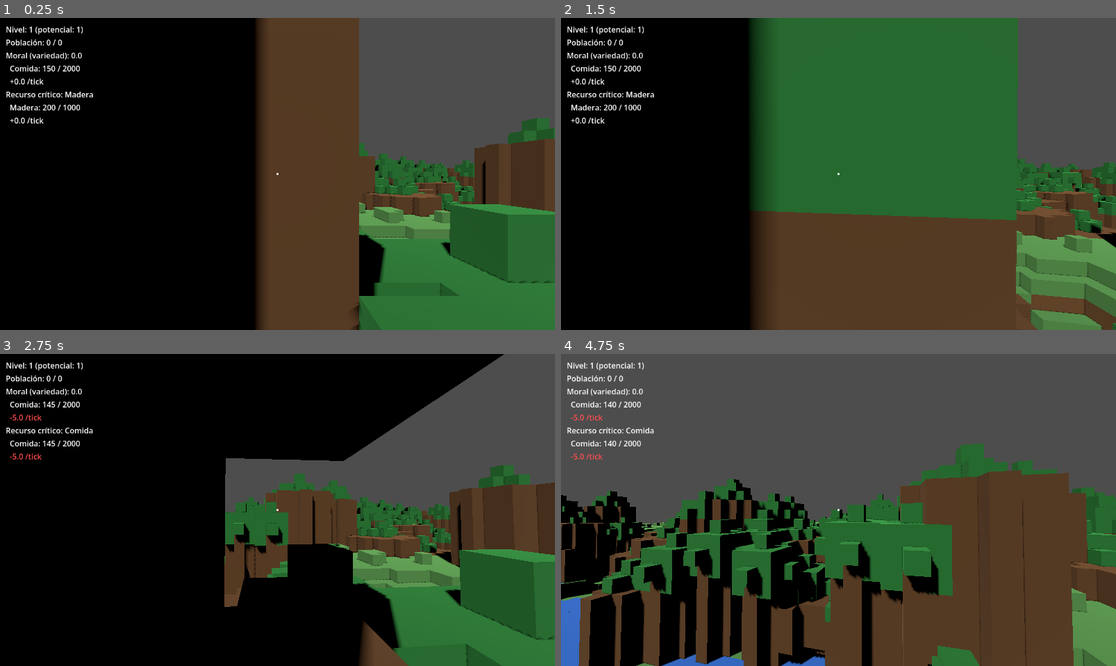
Above: before the commit, frames 1-4 (two rows, left to right).
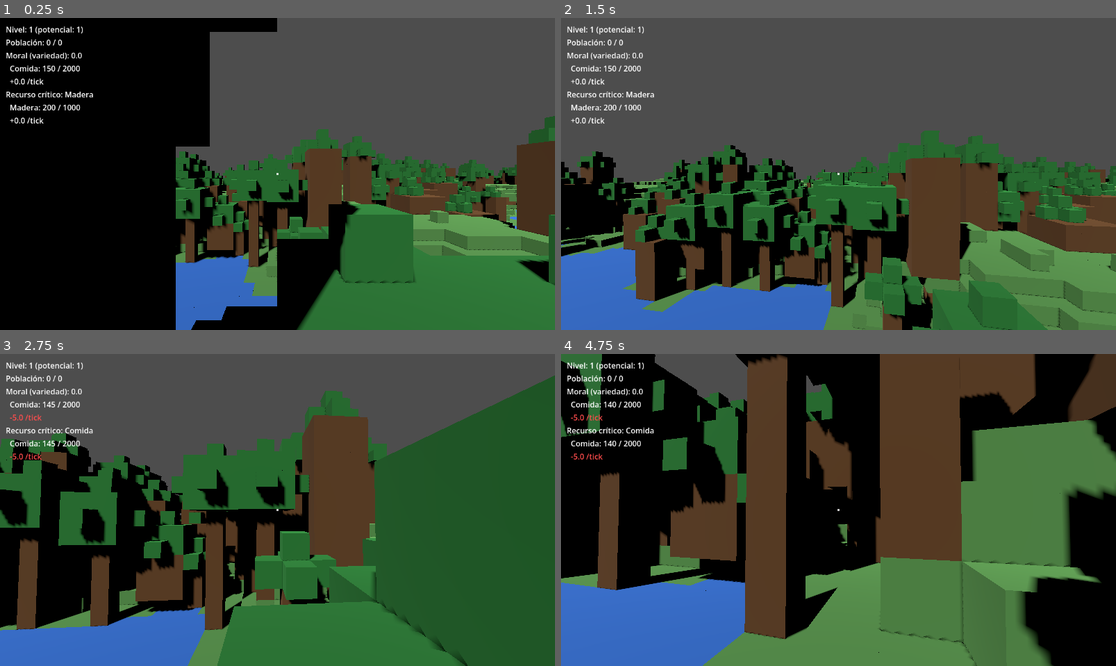
Above: after the commit, the same moments.

Repository: gigalipa/craft-to-nation
Game: Godot game, scene res://scenes/Main.tscn
The game is run twice, just before and just after one commit, with the same random seed, the same clock (stepped at 60 frames per second) and the same inputs.
Inputs (mouse positions are in pixels of both pictures, inside the frame that each line leads up to):
- Up to frame 1 (0.25 s): no input
- Up to frame 2 (1.5 s): tap Enter at 0.5 s; move the mouse to (866, 174) at 0.52 s; hold Shift 0.53-1.28 s; hold W from 0.53 s (still down); click (866, 174) at 0.67 s; tap Space at 0.77 s; move the mouse to (810, 174) at 1.27 s; tap Ctrl at 1.35 s
- Up to frame 3 (2.75 s): keep holding W; tap Space at 1.52 s; move the mouse to (288, 503) at 2.02 s; hold Q from 2.03 s (still down)
- Up to frame 4 (4.75 s): keep holding W; tap Space at 2.75, 3.02, 3.77, 4.52 s; move the mouse to (832, 516) at 2.77 s; release Q at 2.78 s; tap E at 2.85 s; click (832, 516) at 2.92 s; move the mouse to (877, 513) at 3.52 s; tap 1 at 3.6 s; move the mouse to (794, 506) at 4.27 s; tap 2 at 4.35 s

The runs differ from the first frame. In frame 1, 34% of the frame differs, in the area x 31-100%, y 0-100%; in frame 2, 72%; in frame 3, 76%; in frame 4, 90%, in the area x 0-100%, y 0-100%.

Commit message:
fix: tronco cuadrado (1-4 columnas de lado) en vez de disco euclidiano
El usuario pidió que el ancho del tronco variara entre 1 y 4 columnas
formando un tronco cuadrado, pero la implementación original interpretó
"1 a 4" como el radio de un disco euclidiano — un radio de 4 produce
~49 celdas por nivel (círculo), no las 16 esperadas (cuadrado 4x4),
dando árboles visiblemente demasiado gruesos en el editor real.

Co-Authored-By: Claude Sonnet 5 <noreply@anthropic.com>
Claude-Session: https://claude.ai/code/session_01HPFtVtJrZaGuihfR5DVmS6

Diff:
--- a/godot/scripts/GeneradorArbol.gd
+++ b/godot/scripts/GeneradorArbol.gd
@@ -9,8 +9,8 @@
 
 const ALTURA_TRONCO_MIN := 3
 const ALTURA_TRONCO_MAX := 8
-const RADIO_TRONCO_MIN := 1
-const RADIO_TRONCO_MAX := 4
+const LADO_TRONCO_MIN := 1
+const LADO_TRONCO_MAX := 4
 const RADIO_FOLLAJE_MIN := 1
 const RADIO_FOLLAJE_MAX := 2
 
@@ -19,28 +19,32 @@
 var _celda_a_arbol: Dictionary = {}  # Vector3i -> int
 
 
-## Forma procedural determinista de un árbol: tronco recto (cilindro de
-## radio variable) rematado por una copa esférica de follaje. La misma
-## semilla_arbol produce siempre la misma altura de tronco, el mismo radio
-## de tronco, el mismo radio de follaje y exactamente los mismos offsets.
-## Devuelve un Dictionary Vector3i -> String ("tronco" o "follaje"), con
-## offsets relativos a la base del árbol (Vector3i(0,0,0) es el centro de
-## la capa de tronco más baja).
+## Forma procedural determinista de un árbol: tronco recto cuadrado (lado
+## variable en columnas, no un disco euclidiano) rematado por una copa
+## esférica de follaje. La misma semilla_arbol produce siempre la misma
+## altura de tronco, el mismo lado de tronco, el mismo radio de follaje y
+## exactamente los mismos offsets. Devuelve un Dictionary Vector3i ->
+## String ("tronco" o "follaje"), con offsets relativos a la base del
+## árbol (Vector3i(0,0,0) es la esquina de la capa de tronco más baja).
 func generar_forma_aleatoria(semilla_arbol: int) -> Dictionary:
 	var rng := RandomNumberGenerator.new()
 	rng.seed = semilla_arbol
 	var altura_tronco: int = rng.randi_range(ALTURA_TRONCO_MIN, ALTURA_TRONCO_MAX)
-	var radio_tronco: int = rng.randi_range(RADIO_TRONCO_MIN, RADIO_TRONCO_MAX)
+	var lado_tronco: int = rng.randi_range(LADO_TRONCO_MIN, LADO_TRONCO_MAX)
 	var radio_follaje: int = rng.randi_range(RADIO_FOLLAJE_MIN, RADIO_FOLLAJE_MAX)
 
 	var forma: Dictionary = {}
 	for y in range(altura_tronco):
-		for dx in range(-radio_tronco, radio_tronco + 1):
-			for dz in range(-radio_tronco, radio_tronco + 1):
-				if dx * dx + dz * dz <= radio_tronco * radio_tronco:
-					forma[Vector3i(dx, y, dz)] = "tronco"
+		for dx in range(lado_tronco):
+			for dz in range(lado_tronco):
+				forma[Vector3i(dx, y, dz)] = "tronco"
 
-	var centro_follaje := Vector3i(0, altura_tronco, 0)
+	# Centro del cuadrado del tronco (aproximado por división entera —
+	# suficiente para un placeholder; con lado par el centro cae medio
+	# bloque desviado hacia la esquina (0,0), no exactamente en el medio).
+	@warning_ignore("integer_division")
+	var centro_xz: int = (lado_tronco - 1) / 2
+	var centro_follaje := Vector3i(centro_xz, altura_tronco, centro_xz)
 	for dx in range(-radio_follaje, radio_follaje + 1):
 		for dy in range(-radio_follaje, radio_follaje + 1):
 			for dz in range(-radio_follaje, radio_follaje + 1):
--- a/godot/scripts/GeneradorArbolTest.gd
+++ b/godot/scripts/GeneradorArbolTest.gd
@@ -24,44 +24,44 @@
 		assert(forma_a[offset] == forma_b[offset])
 	print("OK: la misma semilla_arbol produce exactamente los mismos offsets y tipos.")
 
-	print("\n=== TEST 2: todo offset 'tronco' respeta el rango de altura y el disco de radio ===")
+	print("\n=== TEST 2: todo offset 'tronco' respeta el rango de altura y el cuadrado de lado ===")
 	var gen_rango: RefCounted = GeneradorArbolScript.new()
 	for semilla in [1, 2, 3, 42, 999]:
 		var forma: Dictionary = gen_rango.generar_forma_aleatoria(semilla)
 		var altura_recuperada := 0
-		var radio_recuperado := 0
+		var lado_recuperado := 0
 		for offset in forma:
 			if forma[offset] == "tronco":
 				altura_recuperada = max(altura_recuperada, offset.y + 1)
-				if offset.z == 0 and offset.x >= 0:
-					radio_recuperado = max(radio_recuperado, offset.x)
+				lado_recuperado = max(lado_recuperado, offset.x + 1)
+				lado_recuperado = max(lado_recuperado, offset.z + 1)
 		assert(altura_recuperada >= GeneradorArbolScript.ALTURA_TRONCO_MIN)
 		assert(altura_recuperada <= GeneradorArbolScript.ALTURA_TRONCO_MAX)
-		assert(radio_recuperado >= GeneradorArbolScript.RADIO_TRONCO_MIN)
-		assert(radio_recuperado <= GeneradorArbolScript.RADIO_TRONCO_MAX)
+		assert(lado_recuperado >= GeneradorArbolScript.LADO_TRONCO_MIN)
+		assert(lado_recuperado <= GeneradorArbolScript.LADO_TRONCO_MAX)
 		for offset in forma:
 			if forma[offset] == "tronco":
 				assert(offset.y >= 0 and offset.y < altura_recuperada)
-				assert(offset.x * offset.x + offset.z * offset.z <= radio_recuperado * radio_recuperado)
-	print("OK: la altura y el radio recuperados de las celdas 'tronco' quedan dentro de los rangos configurados, y ninguna celda 'tronco' cae fuera de su propio disco/altura.")
+				assert(offset.x >= 0 and offset.x < lado_recuperado)
+				assert(offset.z >= 0 and offset.z < lado_recuperado)
+	print("OK: la altura y el lado recuperados de las celdas 'tronco' quedan dentro de los rangos configurados, y ninguna celda 'tronco' cae fuera de su propio cuadrado/altura.")
 
 	print("\n=== TEST 3: el follaje nunca sobrescribe una celda de tronco ===")
 	var gen_solape: RefCounted = GeneradorArbolScript.new()
 	var forma_solape: Dictionary = gen_solape.generar_forma_aleatoria(7)
 	var altura_solape := 0
-	var radio_solape := 0
+	var lado_solape := 0
 	for offset in forma_solape:
 		if forma_solape[offset] == "tronco":
 			altura_solape = max(altura_solape, offset.y + 1)
-			if offset.z == 0 and offset.x >= 0:
-				radio_solape = max(radio_solape, offset.x)
+			lado_solape = max(lado_solape, offset.x + 1)
+			lado_solape = max(lado_solape, offset.z + 1)
 	for y in range(altura_solape):
-		for dx in range(-radio_solape, radio_solape + 1):
-			for dz in range(-radio_solape, radio_solape + 1):
-				if dx * dx + dz * dz <= radio_solape * radio_solape:
-					var celda := Vector3i(dx, y, dz)
-					assert(forma_solape.get(celda, "") == "tronco")
-	print("OK: toda celda dentro del disco/altura del tronco quedó marcada 'tronco', incluso donde el follaje podría solaparse.")
+		for dx in range(lado_solape):
+			for dz in range(lado_solape):
+				var celda := Vector3i(dx, y, dz)
+				assert(forma_solape.get(celda, "") == "tronco")
+	print("OK: toda celda dentro del cuadrado/altura del tronco quedó marcada 'tronco', incluso donde el follaje podría solaparse.")
 
 	print("\n=== TEST 4: registrar/obtener_arbol_de/celdas_de son consistentes ===")
 	var gen_reg: RefCounted = GeneradorArbolScript.new()
Not shown, added: godot/scripts/GeneradorArbol.gd.uid
Not shown, added: godot/scripts/GeneradorArbolTest.gd.uid
Not shown, changed: docs/superpowers/specs/2026-09-09-arboles-procedurales-design.md
